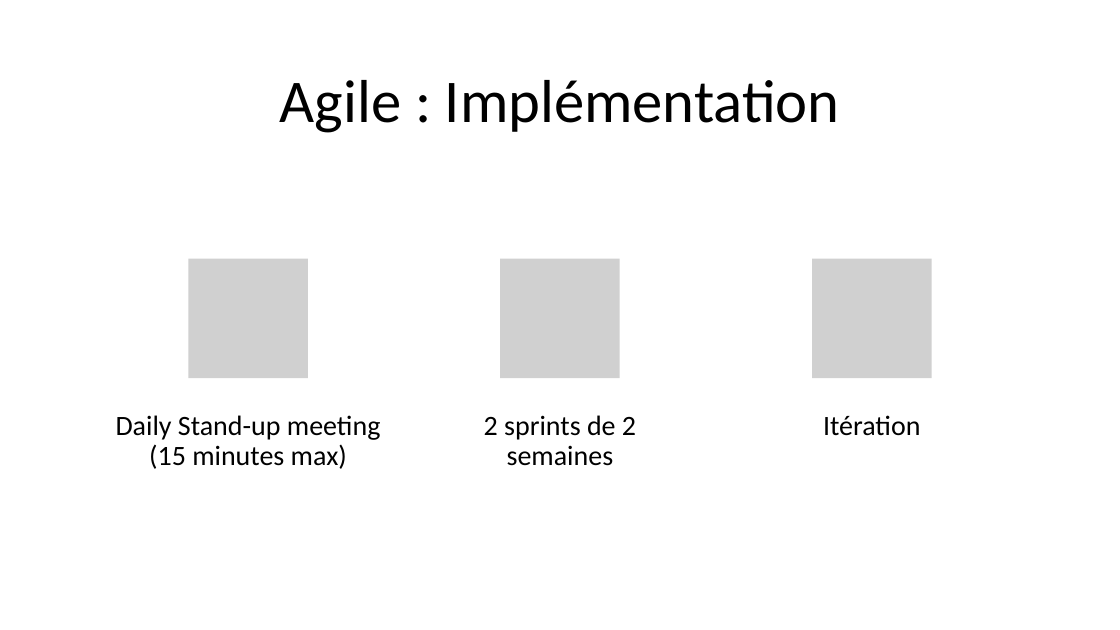
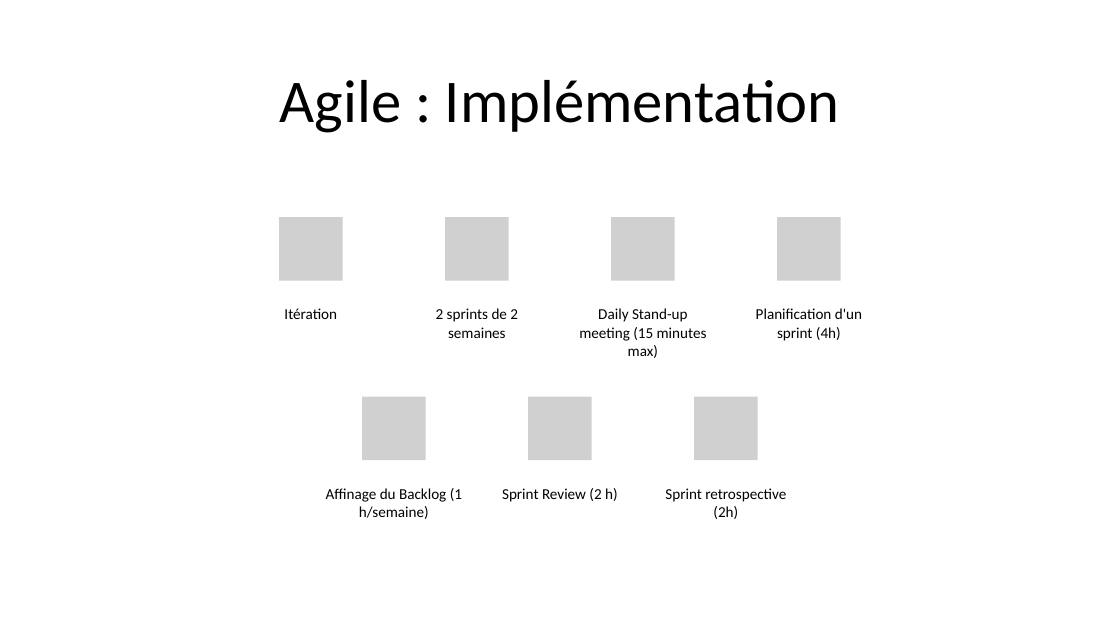
Before and after one commit to Danes99/esme-android, a slide deck: slide 10 of docs/pptx/Android Project - Group 1 - Becerra Stauner Taxil.pptx. Drawn at 1120x630 pixels with LibreOffice and Linux fonts; fonts in the diff are those of the drawing; grey boxes stand for pictures. Boxes give left, top, right and bottom in pixels: in the first picture for what was removed or moved away, otherwise in the second. Text is boxed around its words. In the diff, an @@ line names an element or a change of style, - is before the commit and + after.

Commit message:
Added Agile stuff

```diff
--- a/docs/pptx/Android Project - Group 1 - Becerra Stauner Taxil.pptx
+++ b/docs/pptx/Android Project - Group 1 - Becerra Stauner Taxil.pptx
@@ picture resized from (x1=188, y1=259, x2=308, y2=378) to (x1=279, y1=218, x2=343, y2=281) @@
@@ picture resized from (x1=501, y1=259, x2=620, y2=378) to (x1=611, y1=218, x2=675, y2=281) @@
@@ picture resized from (x1=812, y1=259, x2=932, y2=378) to (x1=777, y1=218, x2=841, y2=281) @@
@@ size 24 to 13 pt; line spacing 0.9 to 1; less space between paragraphs in 3 elements at (x1=579, y1=308, x2=707, y2=358), (x1=436, y1=308, x2=518, y2=338), (x1=284, y1=308, x2=337, y2=319) @@
@@ text "Itération" moved from (x1=823, y1=415, x2=920, y2=436) to (x1=284, y1=308, x2=337, y2=319) @@
@@ text "2 sprints de 2 semaines" moved from (x1=484, y1=415, x2=636, y2=466) to (x1=436, y1=308, x2=518, y2=338) @@
@@ text "Daily Stand-up meeting (15 minutes ..." moved from (x1=116, y1=415, x2=380, y2=469) to (x1=579, y1=308, x2=707, y2=358) @@
@@ group added at (x1=326, y1=218, x2=862, y2=519): 4 pictures, 4 texts @@
+Planification d'un sprint (4h)
+Affinage du Backlog (1 h/semaine)
+Sprint Review (2 h)
+Sprint retrospective (2h)
```
